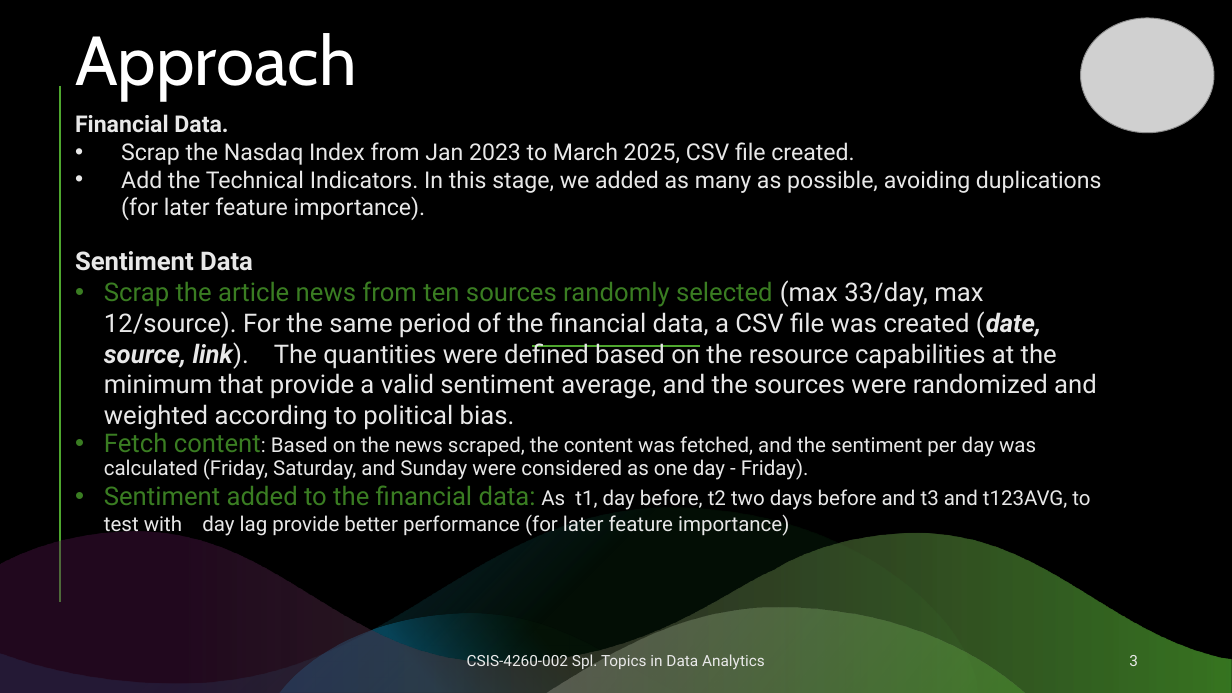
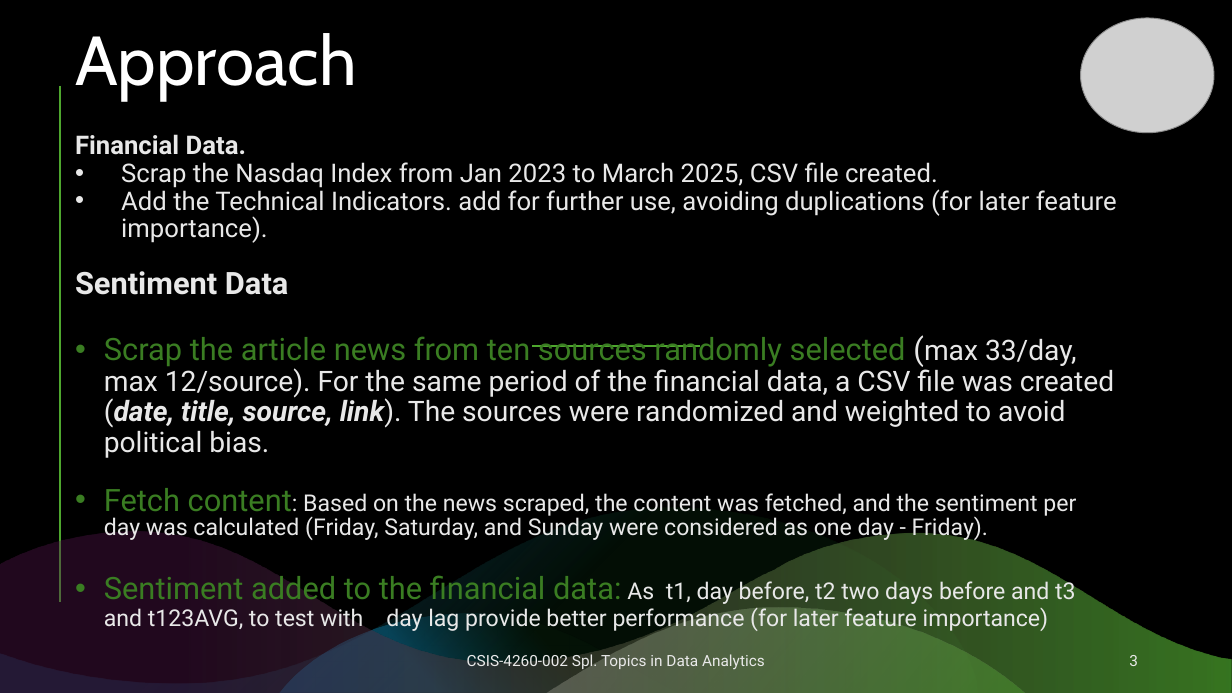
Before and after one commit to Carlos-Sibaja/2025Topics, a slide deck: slide 3 of NASDAQ UP.pptx. Drawn at 1232x693 pixels with LibreOffice and Linux fonts; fonts in the diff are those of the drawing; grey boxes stand for pictures. Boxes give left, top, right and bottom in pixels: in the first picture for what was removed or moved away, otherwise in the second. Text is boxed around its words. In the diff, an @@ line names an element or a change of style, - is before the commit and + after.

```diff
--- a/NASDAQ UP.pptx
+++ b/NASDAQ UP.pptx
@@ text "Financial Data.": place and size @@
-text "Financial Data." at [75, 114, 1102, 536]
+text "Financial Data." at [75, 134, 1117, 631]
@@ text at [75, 134, 1076, 631]: size 18 to 20 pt in "Financial Data.", "Scrap the Nasdaq Index from Jan 2023 ..."; size 20 to 24 pt in "Sentiment Data", "Fetch content:", "Sentiment added to the financial data:"; size 16 to 18 pt in "content: Based on the news scraped, the ...", "As t1, day before, t2 two days ..."; line spacing 1 to 0.9; line spacing 0.9 to 0.8 @@
@@ text at [121, 186, 1117, 243]: text changed; size 18 to 20 pt @@
-• Add the Technical Indicators. In this stage, we added as many as possible, avoiding duplications (for later feature importance).
+• Add the Technical Indicators. add for further use, avoiding duplications (for later feature importance).
@@ text at [104, 336, 1114, 458]: text changed; size 20 to 22 pt @@
-• Scrap the article news from ten sources randomly selected (max 33/day, max 12/source). For the same period of the financial data, a CSV file was created (date, source, link). The quantities were defined based on the resource capabilities at the minimum that provide a valid sentiment average, and the sources were randomized and weighted according to political bias.
+• Scrap the article news from ten sources randomly selected (max 33/day, max 12/source). For the same period of the financial data, a CSV file was created (date, title, source, link). The sources were randomized and weighted to avoid political bias.
```
Also in this commit, not shown: 20 other files.
